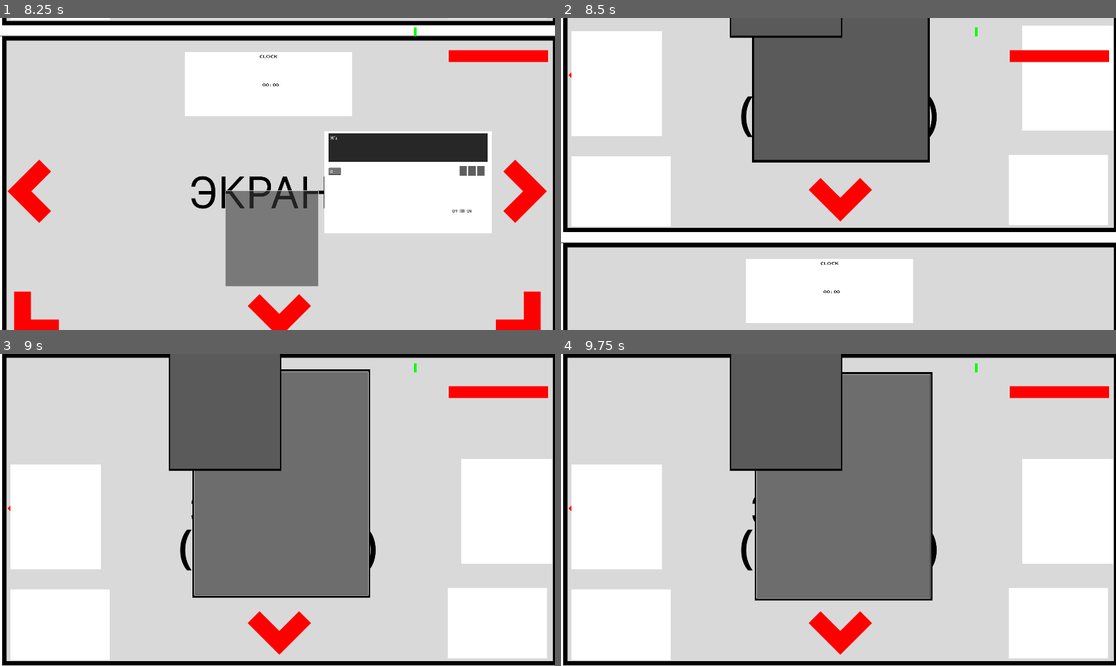
Above: before the commit, frames 1-4 (two rows, left to right).
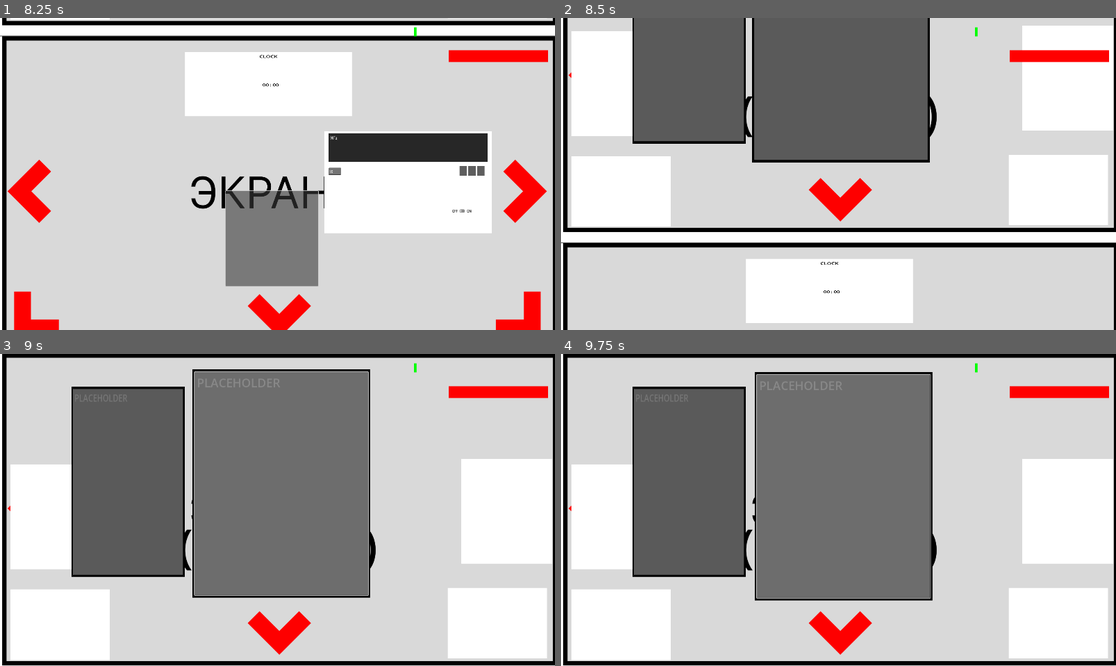
Above: after the commit, the same moments.

Repository: PistrunXvX/Unblock
Game: Godot game, scene res://Scenes/Main/main_scene.tscn
Two runs of this game, one before a commit and one after it. Both use one fixed random seed, a clock stepped at 60 frames per second and the inputs below.
Inputs (mouse positions are in pixels of both pictures, inside the frame that each line leads up to):
- Up to frame 1 (8.25 s): click "Открыть" at 0.5 s; click "Закрыть" at 1.25 s; click "Охрана" at 2 s; click "Открыть" at 2.75 s; click "Закрыть" at 3.5 s; click "Охрана" at 4.25 s; click "Открыть" at 5 s; click "Закрыть" at 5.75 s; click "Охрана" at 6.5 s; move the mouse to (527, 174) at 7.27 s; tap S (camera_move_down) at 7.35 s; click (271, 220) at 8 s
- Up to frame 2 (8.5 s): no input
- Up to frame 3 (9 s): click (277, 481) at 8.77 s
- Up to frame 4 (9.75 s): click (844, 485) at 9.52 s

Frame 1 is identical in both runs. In frame 2, 8.3% of the frame differs, in the area x 12-51%, y 0-41%; in frame 3, 14%; in frame 4, 14%, in the area x 12-51%, y 0-72%.

Commit message:
Fix

Diff:
--- a/Scenes/Display/Main.tscn
+++ b/Scenes/Display/Main.tscn
@@ -160,6 +160,7 @@
 libraries = {
 "": SubResource("AnimationLibrary_6bmjt")
 }
+
 [node name="Clock" parent="Display/Display_2" instance=ExtResource("6_dghn4")]
 position = Vector2(-320, -504)
 scale = Vector2(0.30087, 0.204704)
@@ -224,9 +225,7 @@
 position = Vector2(4, -124)
 
 [node name="Paper2" parent="Display/Display_Papers" instance=ExtResource("5_tl8jx")]
-position = Vector2(-462, -46)
-
-position = Vector2(-184, -488)
+position = Vector2(-520, -122)
 scale = Vector2(0.635769, 0.832529)
 
 [node name="Display_3" type="Sprite2D" parent="Display"]
--- a/Scenes/Radio/Radio.tscn
+++ b/Scenes/Radio/Radio.tscn
@@ -58,6 +58,7 @@
 color = Color(0.152941, 0.152941, 0.152941, 1)
 
 [node name="enterSignal" type="ColorRect" parent="ColorRect"]
+layout_mode = 0
 offset_left = 736.0
 offset_top = 144.0
 offset_right = 776.0
@@ -65,6 +66,7 @@
 color = Color(0.368627, 0.368627, 0.368627, 1)
 
 [node name="middleSignal" type="ColorRect" parent="ColorRect"]
+layout_mode = 0
 offset_left = 784.0
 offset_top = 144.0
 offset_right = 824.0
